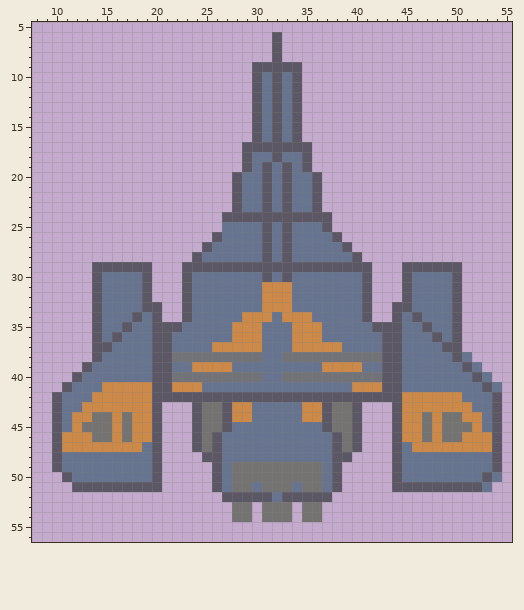
Two versions of one pixel-art sprite, assets/Player.png. That is the earlier state.
The file is 64x64 pixels. Shown: x 8..55, y 5..56.
After the commit:
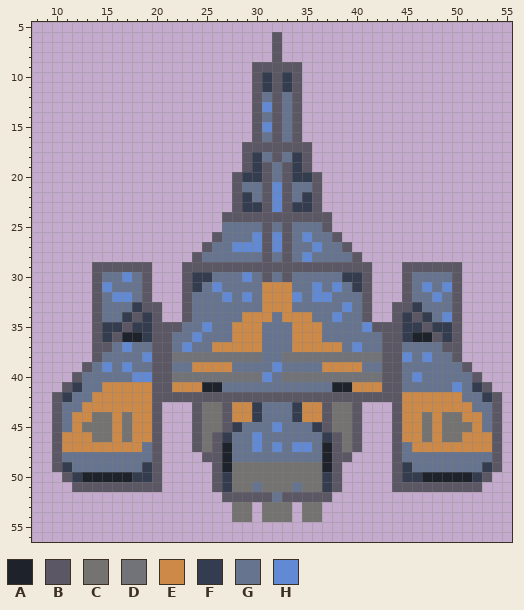
Palette (. is transparent): A #1e222a  B #5b5765  C #747372  D #717378  E #cd8948  F #343d4f  G #66748f  H #6289d3
Change:
Changed rows in their new state; - is an unchanged pixel.
first column x 11:
10 --------------------F-F---------------------
11 --------------------F-F---------------------
13 --------------------H-----------------------
15 --------------------H-----------------------
18 -------------------F---F--------------------
19 -------------------F---F--------------------
20 ------------------FF---FF-------------------
21 ---------------------H----------------------
22 ------------------F--H--F-------------------
23 ------------------FF-H-FF-------------------
26 -------------------H-H--H-------------------
27 -----------------HHH-H---H------------------
28 ------------------------H-------------------
30 ------H------FF---H---------FF--------------
31 ----H--------F-H---------H-H-F------H-H-----
32 -----HH---------H-H----H-HH----------H------
33 -------F--------------------H------F--------
34 ------F-F------------------H------F-F-H-----
35 ----FF-FF-----H---------------H---FF-FF-----
36 ----F-AAF----H--------------------FAA-F-----
37 ------H-----H----------------H--------------
38 --------H-------------------------H-H---.---
39 ----H-H--------------H-------------------.--
40 -------HH-----------H--------------H------.-
41 -F------------AA-----------AA----------H-F-.
42 F-----------------------------------------F-
43 -------------------F---F--------------------
44 -------------------F---F--------------------
45 -----------------F---H---F------------------
46 ----------------F--H------F-----------------
47 ----------------A--H-H-HH-A-----------------
48 ----------------A---------A-----------------
49 F-------F-------A---------A-------F-------F-
50 -FAAAAAFF-------F---------F-------FFAAAAAF-.
51 ----------------F---------F---------------.-
Boxes around the changes in both pictures, in picture pixels (x1, y1, x2, y2):
changed: (182, 72, 502, 492)
changed: (62, 272, 152, 402)
changed: (62, 462, 152, 482)
